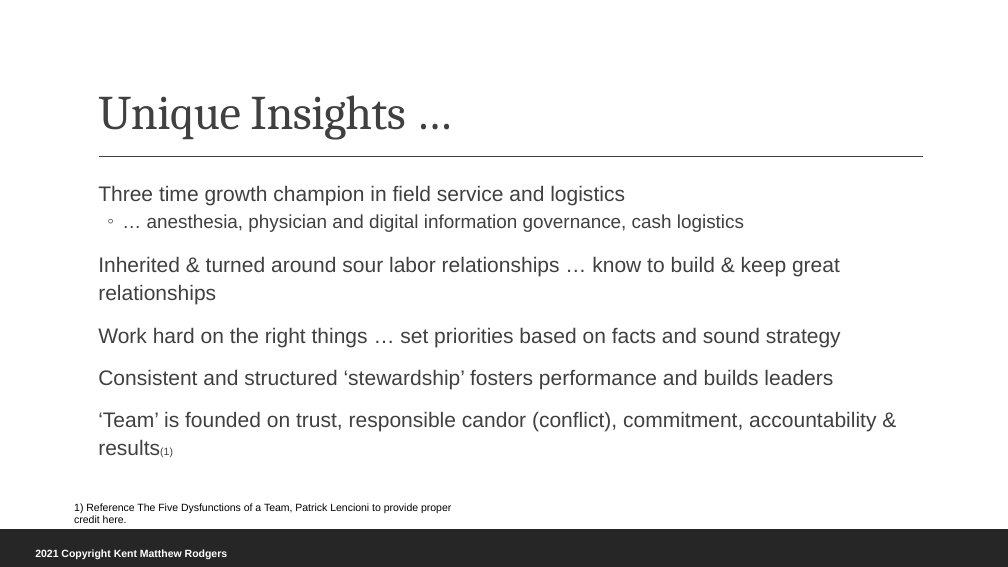
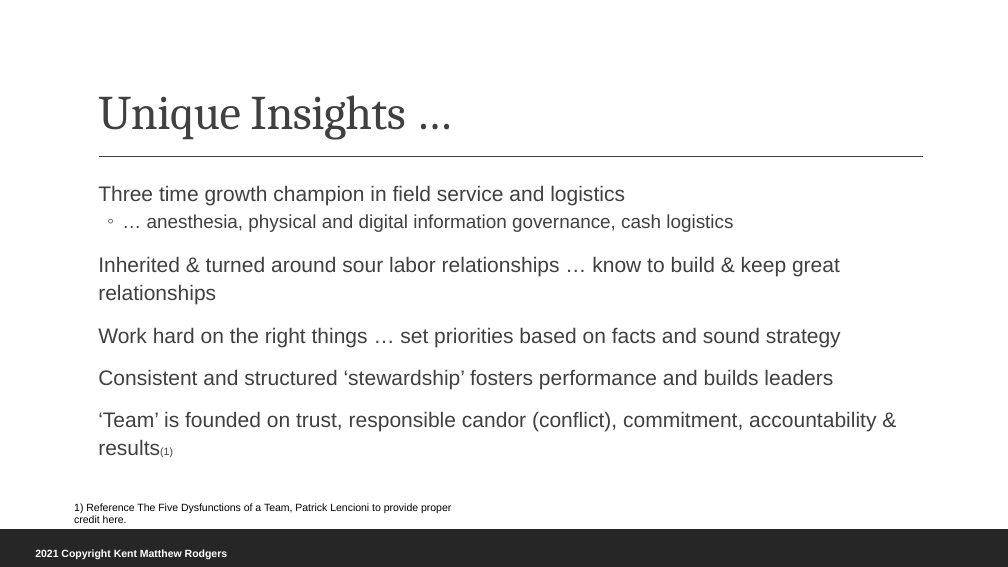
Before and after one commit to rodgerskent/package-delivery, a slide deck: slide 8 of 210112_PackageDelivery_Presentation.pptx. Drawn at 1008x567 pixels with LibreOffice and Linux fonts; fonts in the diff are those of the drawing. Boxes give left, top, right and bottom in pixels: in the first picture for what was removed or moved away, otherwise in the second. Text is boxed around its words. In the diff, an @@ line names an element or a change of style, - is before the commit and + after.

```diff
--- a/210112_PackageDelivery_Presentation.pptx
+++ b/210112_PackageDelivery_Presentation.pptx
@@ text at box(147, 214, 733, 232): text changed @@
-  ◦ … anesthesia, physician and digital information governance, cash logistics
+  ◦ … anesthesia, physical and digital information governance, cash logistics
```
Also in this commit, not shown: 2 other slides changed, 1 slide removed, 3 other files.
